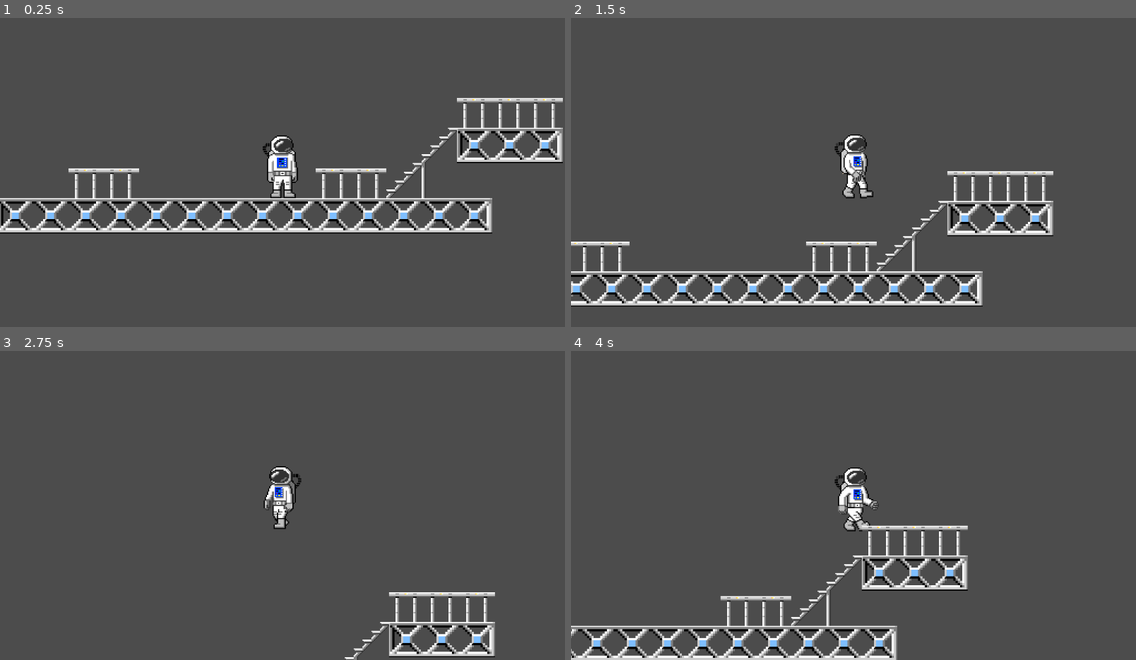
Above: before the commit, frames 1-4 (two rows, left to right).
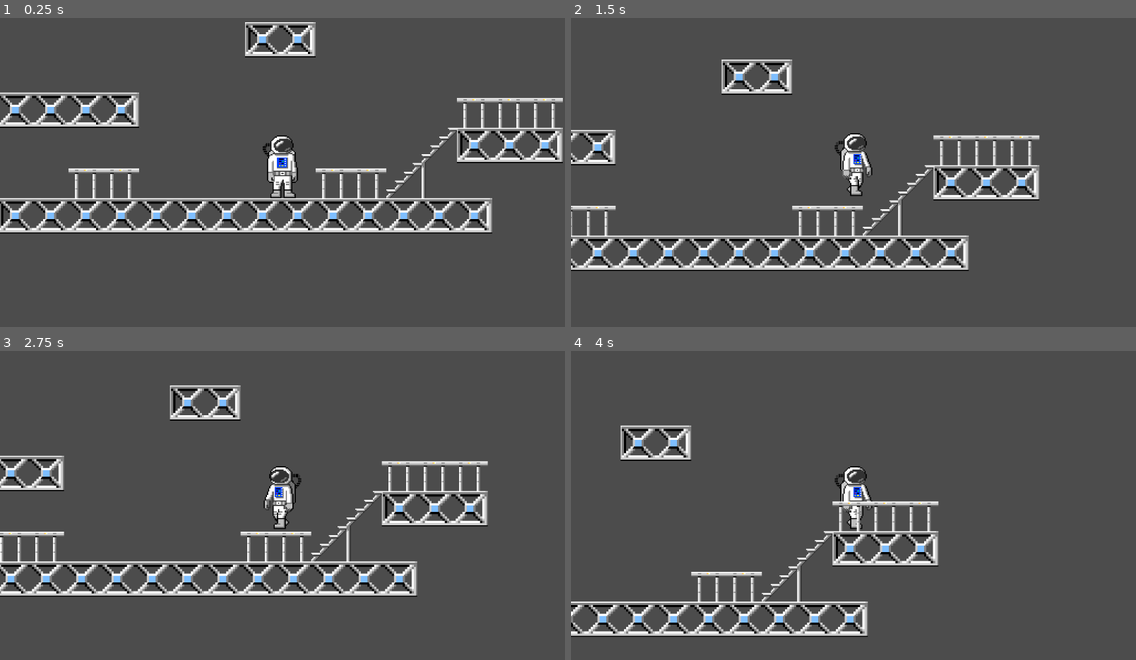
Above: after the commit, the same moments.

Repository: Rincewind70/Godot_Test
Game: Godot game, scene res://Scene Test.tscn
The game is run twice, just before and just after one commit, with the same random seed, the same clock (stepped at 60 frames per second) and the same inputs.
Inputs:
- Up to frame 1 (0.25 s): no input
- Up to frame 2 (1.5 s): tap Enter at 0.5 s; hold Up (ui_up) 0.53-1.28 s; hold Right (ui_right) from 0.53 s (still down); tap Up (ui_up) at 1.35 s
- Up to frame 3 (2.75 s): tap Up (ui_up) at 1.52, 1.82 s; release Right (ui_right) at 2.03 s; hold Left (ui_left) from 2.03 s (still down); hold Up (ui_up) from 2.03 s (still down)
- Up to frame 4 (4 s): release Left (ui_left) at 2.78 s; release Up (ui_up) at 2.78 s; hold Right (ui_right) from 2.78 s (still down); tap Up (ui_up) at 2.85, 3.02, 3.32 s; hold Up (ui_up) from 3.53 s (still down)

The runs differ from the first frame. In frame 1, 2.7% of the frame differs, in the area x 0-56%, y 1-36%; in frame 2, 17%, in the area x 0-86%, y 13-94%; in frame 3, 12%; in frame 4, 13%.

Commit message:
Improvements on player movement (jump, walk speed, gravitation)

Diff:
--- a/Test 001/Player.gd
+++ b/Test 001/Player.gd
@@ -2,12 +2,12 @@
 
 export var player_name : String = "Astronaut"
 
-export var MAX_SPEED : float = 80
-export var ACCELERATION : float = 1000
-export var FRICTION : float = 1500
-export var MAX_JUMP : float = 175
-export var DELTA_JUMP : float = 25
-export var GRAVITY : float = 225
+export var MAX_SPEED : float = 100
+export var ACCELERATION : float = 500
+export var GRAVITY : float = 500
+export var FRICTION : float = 450
+export var MAX_JUMP : float = 325
+export var DELTA_JUMP : float = 30
 
 onready var c = get_node("AnimatedSprite")
 
@@ -15,23 +15,25 @@
 var direction : int = 0
 var speed : float = 0
 var velocity : float  = 0
-var current_jump : float = 0
+var jump : float = 0
+var can_jump = true
 
 const UP = Vector2(0,-1)
 var motion : Vector2
 
+func _physics_process(delta):
 
-func _physics_process(delta):
+	if is_on_floor():
+		can_jump = true
+
 	if input_direction:
 		direction = input_direction
-
 	# Input
+	input_direction = 0
 	if Input.is_action_pressed("ui_left"):
 		input_direction = -1
-	elif Input.is_action_pressed("ui_right") :
+	if Input.is_action_pressed("ui_right") :
 		input_direction = 1
-	else:
-		input_direction = 0
 
 	# Movement
 	if input_direction:
@@ -42,37 +44,43 @@
 	speed = clamp(speed,0,MAX_SPEED)
 	velocity = speed * direction
 	motion.x = velocity
-	if is_on_floor():
-		if Input.is_action_pressed("ui_up"):
-			motion.y -= MAX_JUMP
+
+	if Input.is_action_pressed("ui_up") and can_jump:
+		jump += DELTA_JUMP
+		can_jump = (jump < MAX_JUMP)
 	else:
-		current_jump = 0
-		motion.y += GRAVITY * delta
+		can_jump = false
 
+	if !can_jump:
+		can_jump = false
+		motion.y -= clamp(jump,0,MAX_JUMP)
+		jump = 0
+
+
+	motion.y += GRAVITY * delta
 	motion = move_and_slide(motion,UP)
 	# Animation
-	play_animation(input_direction)
+	play_animation(direction,speed)
 
 func calculate_movement(input_direction):
 	pass
 
-func play_animation(input_direction):
+func play_animation(direction,speed):
 	var play_animation = false
 
-	if input_direction > 0:
-		c.animation = "RightWalk"
-		c.speed_scale = 1.5
-		play_animation = true
-	elif input_direction < 0:
-		c.animation = "LeftWalk"
-		c.speed_scale = 1.5
-		play_animation = true
+	if speed > 0:
+		c.speed_scale = 1
+		play_animation = is_on_floor()
+		if direction > 0:
+			c.animation = "RightWalk"
+		elif direction < 0:
+			c.animation = "LeftWalk"
+		if !is_on_floor():
+			c.frame = 0
+
 	else:
+		c.speed_scale = .25
+		play_animation = is_on_floor()
 		c.animation = "Idle"
-		c.speed_scale = .25
-		play_animation = true
+
 	c.playing = play_animation
-	if is_on_wall():
-		print("ouch")
-	if !is_on_floor():
-		print ("can't walk")
--- a/Test 001/Player.tscn
+++ b/Test 001/Player.tscn
@@ -3,14 +3,14 @@
 [ext_resource path="res://Player.gd" type="Script" id=1]
 [ext_resource path="res://Sprites/Astronaut/Idle0000.png" type="Texture" id=2]
 [ext_resource path="res://Sprites/Astronaut/Idle0001.png" type="Texture" id=3]
-[ext_resource path="res://Sprites/Astronaut/RightWalk0000.png" type="Texture" id=4]
-[ext_resource path="res://Sprites/Astronaut/RightWalk0001.png" type="Texture" id=5]
-[ext_resource path="res://Sprites/Astronaut/RightWalk0002.png" type="Texture" id=6]
-[ext_resource path="res://Sprites/Astronaut/RightWalk0003.png" type="Texture" id=7]
-[ext_resource path="res://Sprites/Astronaut/LefttWalk0010.png" type="Texture" id=8]
-[ext_resource path="res://Sprites/Astronaut/LefttWalk0011.png" type="Texture" id=9]
-[ext_resource path="res://Sprites/Astronaut/LefttWalk0012.png" type="Texture" id=10]
-[ext_resource path="res://Sprites/Astronaut/LefttWalk0013.png" type="Texture" id=11]
+[ext_resource path="res://Sprites/Astronaut/LefttWalk0010.png" type="Texture" id=4]
+[ext_resource path="res://Sprites/Astronaut/LefttWalk0011.png" type="Texture" id=5]
+[ext_resource path="res://Sprites/Astronaut/LefttWalk0012.png" type="Texture" id=6]
+[ext_resource path="res://Sprites/Astronaut/LefttWalk0013.png" type="Texture" id=7]
+[ext_resource path="res://Sprites/Astronaut/RightWalk0000.png" type="Texture" id=8]
+[ext_resource path="res://Sprites/Astronaut/RightWalk0001.png" type="Texture" id=9]
+[ext_resource path="res://Sprites/Astronaut/RightWalk0002.png" type="Texture" id=10]
+[ext_resource path="res://Sprites/Astronaut/RightWalk0003.png" type="Texture" id=11]
 
 [sub_resource type="SpriteFrames" id=1]
 animations = [ {
@@ -21,13 +21,13 @@
 }, {
 "frames": [ ExtResource( 4 ), ExtResource( 5 ), ExtResource( 6 ), ExtResource( 7 ) ],
 "loop": true,
-"name": "RightWalk",
-"speed": 4.0
+"name": "LeftWalk",
+"speed": 8.0
 }, {
 "frames": [ ExtResource( 8 ), ExtResource( 9 ), ExtResource( 10 ), ExtResource( 11 ) ],
 "loop": true,
-"name": "LeftWalk",
-"speed": 4.0
+"name": "RightWalk",
+"speed": 8.0
 } ]
 
 [sub_resource type="CapsuleShape2D" id=2]
--- a/Test 001/Scene Test.tscn
+++ b/Test 001/Scene Test.tscn
@@ -14,7 +14,7 @@
 collision_use_kinematic = true
 collision_layer = 2
 format = 1
-tile_data = PoolIntArray( 458771, 8, 0, 458772, 0, 0, 458773, 1, 0 …(240 unchanged characters)…
+tile_data = PoolIntArray( 262158, 0, 0, 262159, 2, 0, 393222, 0, 0, 393223, 1, 0, 393224, 1, 0, 393225, 1, 0, 393226, 2, 0, 458771, 8, 0, 458772, 0, 0, 458773, 1, 0 …(240 unchanged characters)…
 
 [node name="FrontTiles" type="TileMap" parent="."]
 tile_set = ExtResource( 2 )
